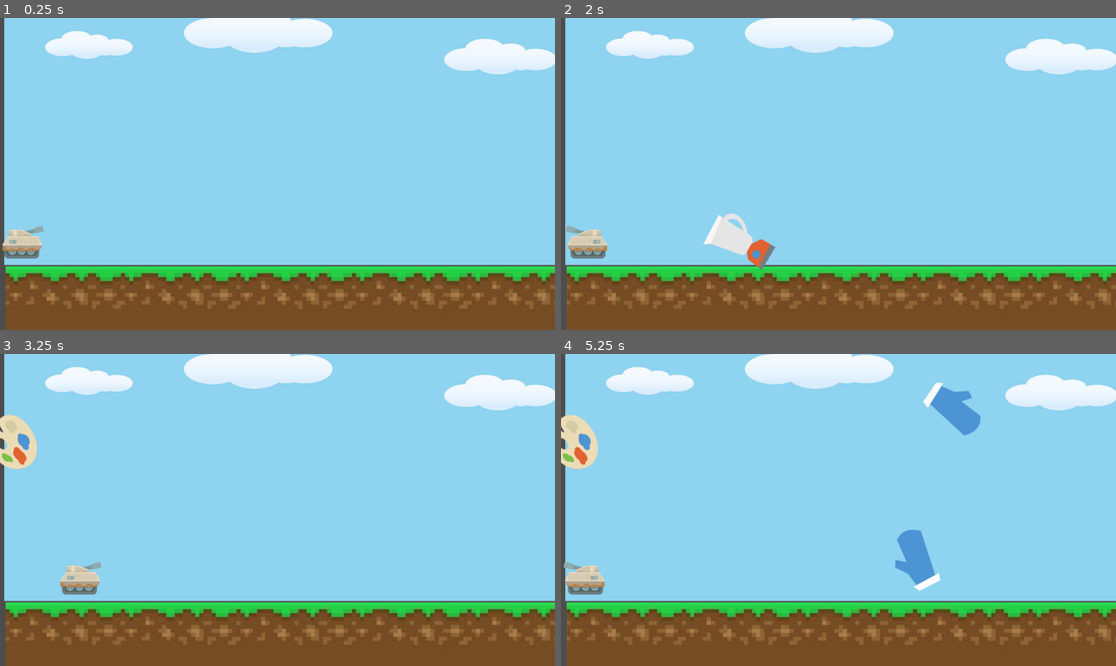
Above: before the commit, frames 1-4 (two rows, left to right).
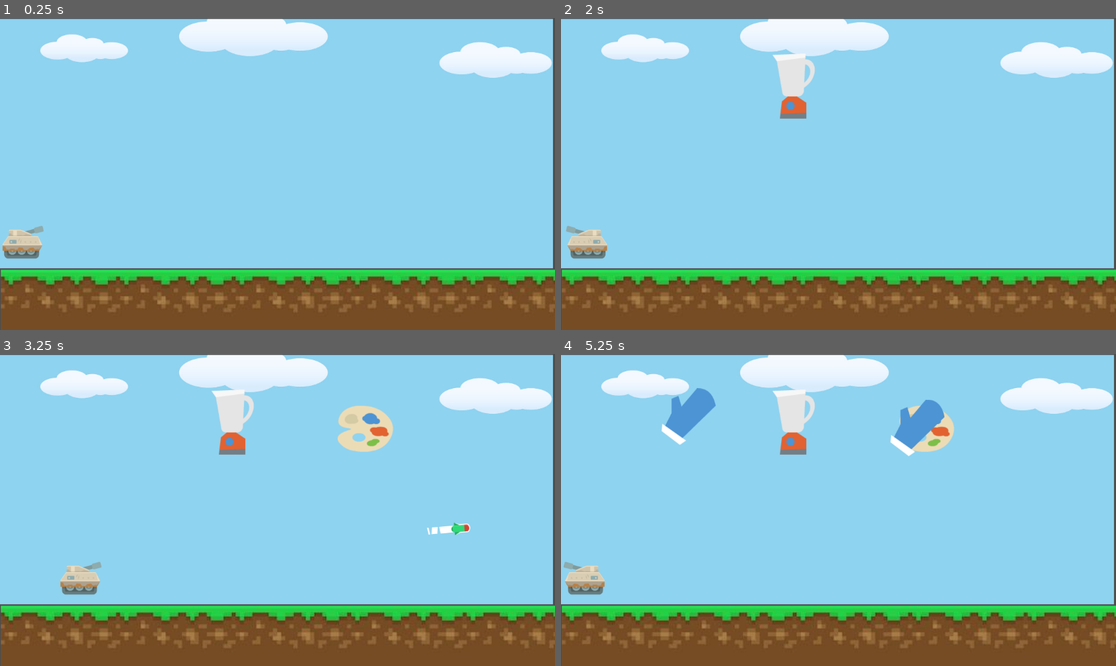
Above: after the commit, the same moments.

Repository: KristoByte/DreamTanks
Game: Godot game, scene res://main.tscn
Same seed, same stepped clock (60 frames per second), same inputs: the game is played once before the commit and once after it.
Inputs (mouse positions are in pixels of both pictures, inside the frame that each line leads up to):
- Up to frame 1 (0.25 s): no input
- Up to frame 2 (2 s): tap Enter at 0.5 s; move the mouse to (960, 158) at 0.52 s; hold D (move_right) 0.53-1.28 s; tap Mouse wheel down (aim_down) at 0.6 s; move the mouse to (727, 189) at 1.27 s; hold A (move_left) from 1.28 s (still down); tap Mouse wheel up (aim_up) at 1.35 s
- Up to frame 3 (3.25 s): move the mouse to (333, 441) at 2.02 s; release A (move_left) at 2.03 s; hold D (move_right) from 2.03 s (still down); click (333, 441) at 2.1 s; move the mouse to (249, 572) at 2.77 s; tap Mouse wheel down (aim_down) at 2.85 s
- Up to frame 4 (5.25 s): move the mouse to (1005, 556) at 3.52 s; release D (move_right) at 3.53 s; hold A (move_left) from 3.53 s (still down); tap Mouse wheel up (aim_up) at 3.6 s; move the mouse to (672, 463) at 4.27 s; click (672, 463) at 4.35 s; move the mouse to (866, 510) at 5.02 s; tap Mouse wheel down (aim_down) at 5.1 s

The runs differ from the first frame. In frame 1, 8.8% of the frame differs, in the area x 0-100%, y 0-100%; in frame 2, 11%; in frame 3, 12%; in frame 4, 15%.

Commit message:
fixed obstacle spawning and made explosion scene

Diff:
--- a/bullet.gd
+++ b/bullet.gd
@@ -1,6 +1,6 @@
 extends Area2D
 
-
+@export var explosion_scene : PackedScene
 
 var speed = 750
 # Called when the node enters the scene tree for the first time.
@@ -17,6 +17,10 @@
 #might need to change mobs to obstacle?
 func _on_body_entered(body):
 	if body.is_in_group("obstacles"):
+		var explosion = explosion_scene.instantiate()
+		explosion.position = body.position
+		add_child(explosion)
+		#need to figure out how to get this to work
 		body.queue_free()
 	queue_free()
 
--- a/bullet.tscn
+++ b/bullet.tscn
@@ -1,6 +1,7 @@
-[gd_scene load_steps=4 format=3 uid="uid://du0dwhgxgh8qn"]
+[gd_scene load_steps=5 format=3 uid="uid://du0dwhgxgh8qn"]
 
 [ext_resource type="Script" path="res://bullet.gd" id="1_c6sbf"]
+[ext_resource type="PackedScene" uid="uid://ctuolfnhtsp3k" path="res://explosion.tscn" id="2_34glv"]
 [ext_resource type="Texture2D" uid="uid://dc4yti3vmscc2" path="res://Assets/tank_bulletFly3.png" id="2_srihd"]
 
 [sub_resource type="CapsuleShape2D" id="CapsuleShape2D_odvmd"]
@@ -9,6 +10,7 @@
 
 [node name="Bullet" type="Area2D"]
 script = ExtResource("1_c6sbf")
+explosion_scene = ExtResource("2_34glv")
 
 [node name="Sprite2D" type="Sprite2D" parent="."]
 texture = ExtResource("2_srihd")
--- /dev/null
+++ b/explosion.gd
@@ -0,0 +1,11 @@
+extends Area2D
+
+
+# Called when the node enters the scene tree for the first time.
+func _ready() -> void:
+	pass
+
+
+# Called every frame. 'delta' is the elapsed time since the previous frame.
+func _process(delta):
+	pass
--- /dev/null
+++ b/explosion.tscn
@@ -0,0 +1,40 @@
+[gd_scene load_steps=8 format=3 uid="uid://ctuolfnhtsp3k"]
+
+[ext_resource type="Texture2D" uid="uid://bqn16dbgbcvq7" path="res://Assets/tank_explosion7.png" id="2_erwtb"]
+[ext_resource type="Texture2D" uid="uid://cyjh44xrr81qg" path="res://Assets/tank_explosion2.png" id="2_rnddq"]
+[ext_resource type="Texture2D" uid="uid://wqky0wdcbe7w" path="res://Assets/tank_explosion3.png" id="3_b7ohb"]
+[ext_resource type="Texture2D" uid="uid://0s5xne4lcu2n" path="res://Assets/tank_explosion4.png" id="4_2l6lj"]
+[ext_resource type="Script" path="res://explosion.gd" id="5_hjtcc"]
+
+[sub_resource type="SpriteFrames" id="SpriteFrames_tsck8"]
+resource_local_to_scene = true
+animations = [{
+"frames": [{
+"duration": 1.0,
+"texture": ExtResource("2_erwtb")
+}, {
+"duration": 1.0,
+"texture": ExtResource("2_rnddq")
+}, {
+"duration": 1.0,
+"texture": ExtResource("3_b7ohb")
+}, {
+"duration": 1.5,
+"texture": ExtResource("4_2l6lj")
+}],
+"loop": true,
+"name": &"default",
+"speed": 5.0
+}]
+
+[sub_resource type="CapsuleShape2D" id="CapsuleShape2D_5k8ky"]
+
+[node name="Explosion" type="Area2D"]
+script = ExtResource("5_hjtcc")
+
+[node name="AnimatedSprite2D" type="AnimatedSprite2D" parent="."]
+sprite_frames = SubResource("SpriteFrames_tsck8")
+frame_progress = 0.909665
+
+[node name="CollisionShape2D" type="CollisionShape2D" parent="."]
+shape = SubResource("CapsuleShape2D_5k8ky")
--- a/main.gd
+++ b/main.gd
@@ -31,24 +31,9 @@
 
 		var obstacle_spawn_location = $ObstaclePath/ObstacleSpawnLocation
 		obstacle_spawn_location.progress_ratio = randf()
-
-	# Set the mob's direction perpendicular to the path direction.
-		var direction = obstacle_spawn_location.rotation + PI / 2
-
-	# Set the mob's position to a random location.
 		obstacle.position = obstacle_spawn_location.position
-
-	# Add some randomness to the direction.
-		direction += randf_range(-PI / 4, PI / 4)
-		obstacle.rotation = direction
-
-	# Choose the velocity for the mob.
-		var velocity = Vector2(randf_range(150.0, 250.0), 0.0)
-		obstacle.linear_velocity = velocity.rotated(direction)
-
 	# Spawn the mob by adding it to the Main scene.
 		add_child(obstacle)
-
 		objCount += 1
 
 
--- a/main.tscn
+++ b/main.tscn
@@ -7,19 +7,19 @@
 
 [sub_resource type="Curve2D" id="Curve2D_yvamw"]
 _data = {
-"points": PackedVector2Array(0, 0, 0, 0, 399.005, 96.3485, 0, 0, 0, 0, 1065.66, 124.78, 0, 0, 0, 0, 1013.36, 303.34, 0, 0, 0, 0, 891.447, 423.309, 0, 0, 0, 0, 770.277, 423.309, 0, 0, 0, 0, 567.043, 461.509, 0, 0, 0, 0, 442.909, 456.052, 0, 0, 0, 0, 308.844, 472.423, 0, 0, 0, 0, 224.433, 461.509, 0, 0, 0, 0, 128.435, 445.137, 0, 0, 0, 0, -370.746, 279.616, 0, 0, 0, 0, 375.348, 101.92)
+"points": PackedVector2Array(0, 0, 0, 0, 146.451, 124.586, 0, 0, 0, 0, 817.451, 157.586)
 }
-point_count = 12
+point_count = 2
 
 [node name="Main" type="Node"]
 script = ExtResource("1_537py")
 obstacle_scene = ExtResource("2_oe46d")
 
 [node name="ColorRect" parent="." instance=ExtResource("1_ohc66")]
-offset_left = 7990.86
-offset_top = -11040.2
-offset_right = 7406.28
-offset_bottom = -11440.0
+offset_left = 7980.86
+offset_top = -11033.2
+offset_right = 7396.28
+offset_bottom = -11433.0
 
 [node name="Player" parent="." instance=ExtResource("2_nka5h")]
 position = Vector2(6, -29)
@@ -27,13 +27,12 @@
 [node name="ObstacleTimer" type="Timer" parent="."]
 
 [node name="ObstaclePath" type="Path2D" parent="."]
-position = Vector2(542.17, 55.4136)
-scale = Vector2(0.143414, 0.358972)
+position = Vector2(619.549, 55.4136)
 curve = SubResource("Curve2D_yvamw")
 
 [node name="ObstacleSpawnLocation" type="PathFollow2D" parent="ObstaclePath"]
-position = Vector2(452.05, 269.064)
-rotation = 0.0426219
+position = Vector2(146.451, 124.586)
+rotation = 0.0491407
 
 [node name="StartTimer" type="Timer" parent="."]
 one_shot = true
--- a/obstacle.tscn
+++ b/obstacle.tscn
@@ -59,7 +59,7 @@
 freeze = true
 script = ExtResource("1_2edpr")
 
-[node name="AnimatedSprite2D" type="AnimatedSprite2D" parent="."]
+[node name="AnimatedSprite2D" type="AnimatedSprite2D" parent="." groups=["obstacles"]]
 sprite_frames = SubResource("SpriteFrames_mh74l")
 animation = &"obj5"
 
